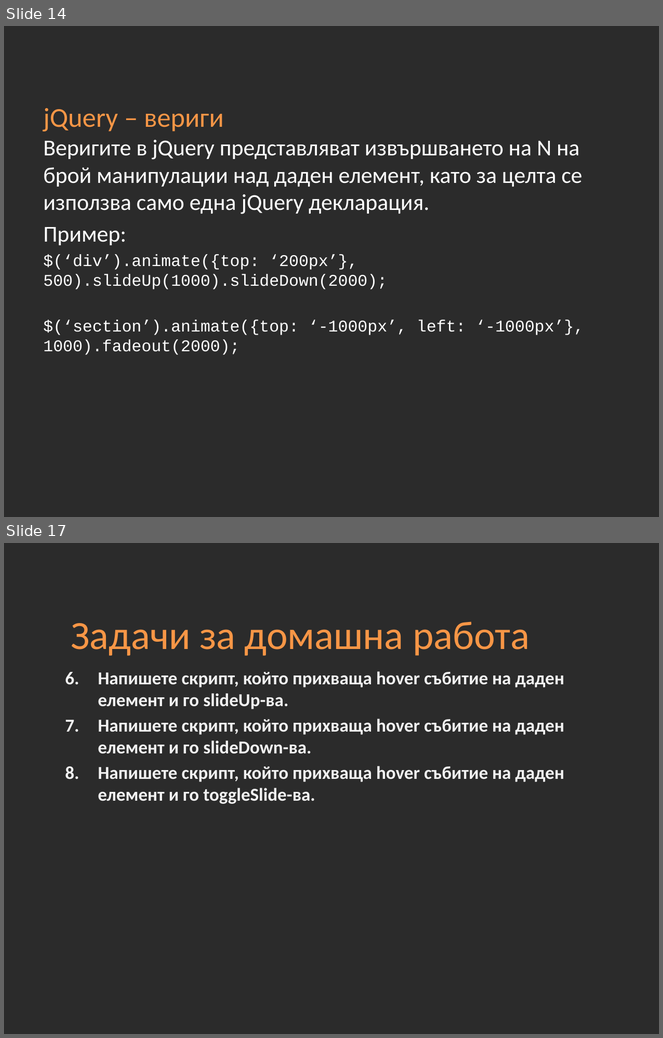
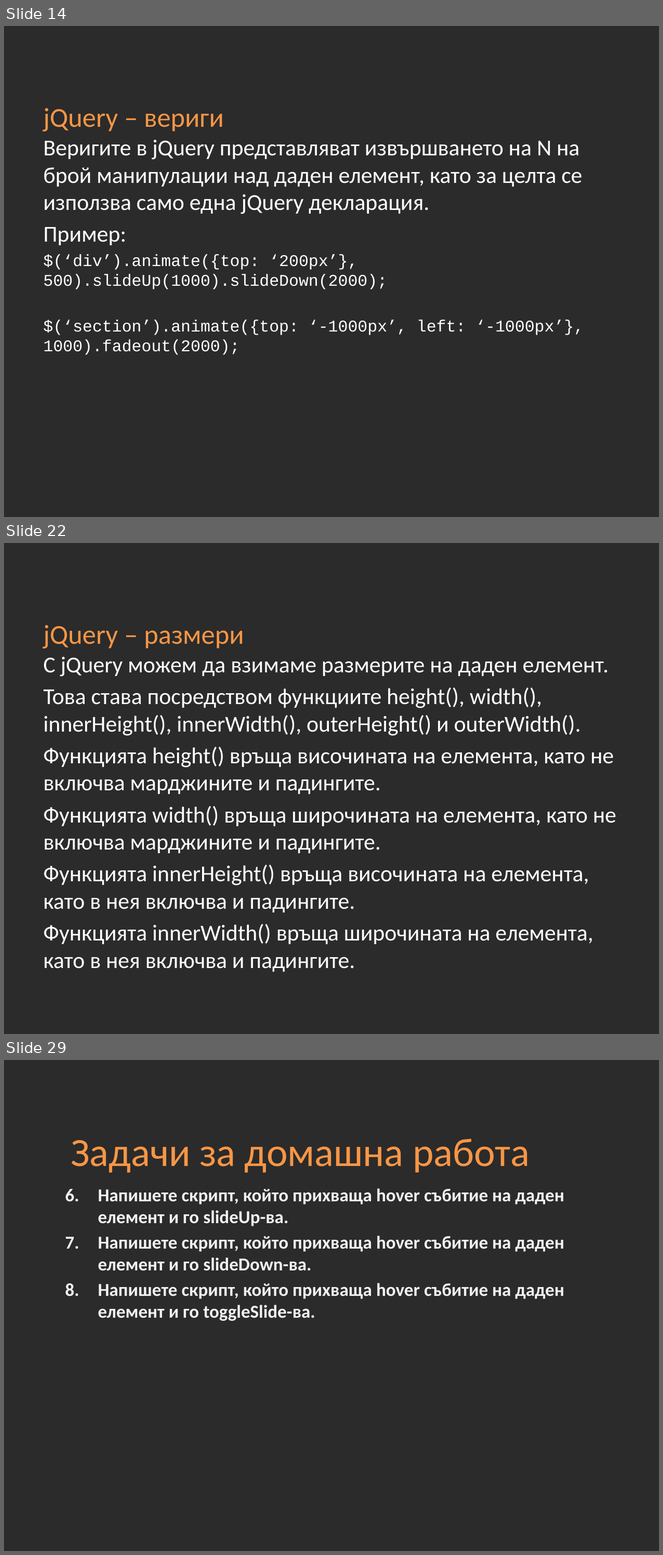
Before and after one commit to Academy-Soft-Intellect/Front-End-Course, a slide deck: 11-jQuery.pptx. Shown one above the other, each under a label of ours: slides 14 and 17 before the commit, slides 14, 22 and 29 after it; the slides between them are not shown. The pictures are 663x1038 and 663x1555 pixels, drawn with LibreOffice and Linux fonts; fonts in the diff are those of the drawing; background and template pictures are left out; a plain dark background stands for a picture behind light text. Boxes give left, top, right and bottom in pixels: in the first picture for what was removed or moved away, otherwise in the second. Text is boxed around its words. In the diff, an @@ line names an element or a change of style, - is before the commit and + after.

```diff
--- a/11-jQuery.pptx
+++ b/11-jQuery.pptx
@@ slide 22 added at [4,543,659,1034], background picture (left out) @@
@@ title added at [44,625,244,649], 30 pt, text #F79646 @@
+jQuery – размери
@@ text added at [44,657,617,972], 25 pt, text #FFFFFF @@
+С jQuery можем да взимаме размерите на даден елемент.
+Това става посредством функциите height(), width(), innerHeight(), innerWidth(), outerHeight() и outerWidth().
+Функцията height() връща височината на елемента, като не включва марджините и падингите.
+Функцията width() връща широчината на елемента, като не включва марджините и падингите.
+Функцията innerHeight() връща височината на елемента, като в нея включва и падингите.
+Функцията innerWidth() връща широчината на елемента, като в нея включва и падингите.
@@ what was slide 17 is now slide 29 @@
```
Also in this commit, not shown: 3 slides changed, 11 other slides added.
